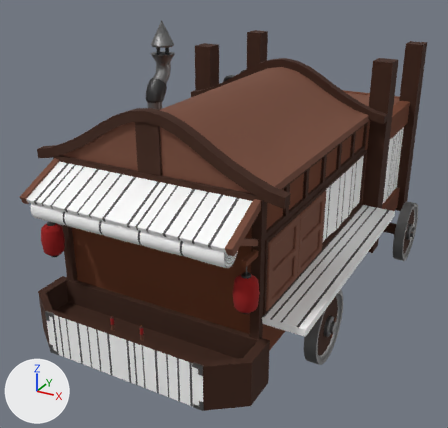
An edit to the glTF model Imports/Cart.glb, drawn before and after from the same camera.
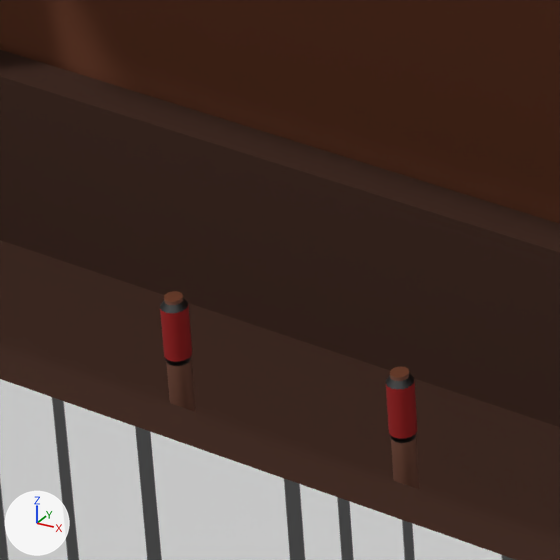
Each version is shown whole from a 50 mm camera at (2.54, -5.51, 2.37) aimed at (-0.16, -0.6, -0.08), then close up on the part from 20% to 36% of the width and 65% to 82% of the height. Arrows for +X, +Y and +Z are at lower left; the lights stay in place. The last two pictures show the newer version. Where no turn or scale is listed for an object, it has been applied to the vertices. Vertices at exactly the same position are counted once.

The first close-up shows 'Cart'.
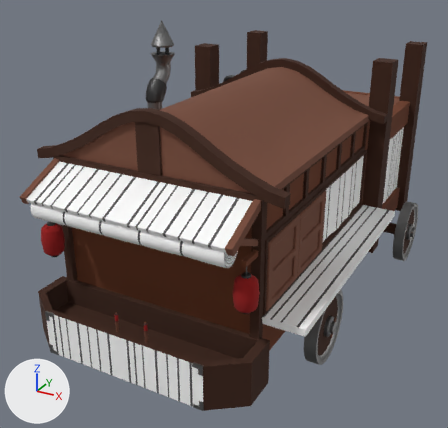
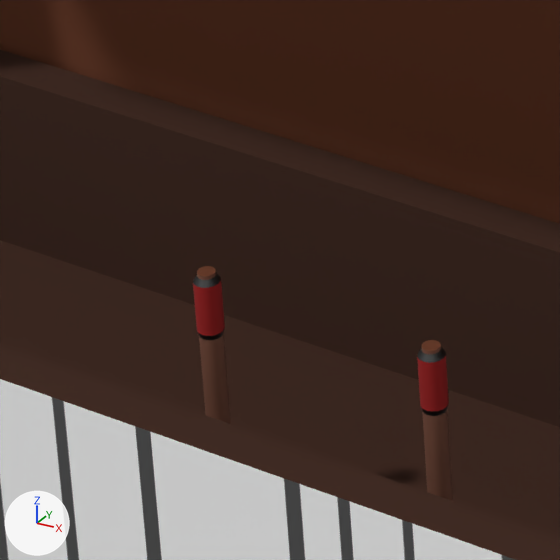
The change, as a list of edits to the scene's bpy script:
```text
Add mat_rear_face:
    mat_rear_face = principled_material('Rear Face')
    mat_rear_face.base_color = (0.0, 0.0, 0.0)  # black #000000
    mat_rear_face.roughness = 1.0
Change me_béziercurve:
    used by ob_cart; location = (0.001, -1.986, 1.246)
    remove me_béziercurve.from_pydata(...)  # 2952 vertices, 5255 faces; spans x -1.16..1.27, y -0.53..3.91, z -2.04..0.5
    add me_béziercurve.from_pydata(...)  # 2744 vertices, 4853 faces; spans x -1.16..1.27, y -1.7..2.74, z -0.19..2.34
    me_béziercurve part 1: the loose piece of 24 vertices spanning x -1.0..1.0, y -0.52..-0.02, z -1.95..-1.56 is moved by (0.0, -1.17, 1.84)
    me_béziercurve part 2: 36 loose pieces with 2235 vertices, spanning x -1.16..1.27, y -0.53..3.91, z -1.95..0.5, are deleted
    other edits to the shape of me_béziercurve do not show in these pictures
    remove me_béziercurve.materials.append(mat_cart_back_face)  # white #e7e7e7
    add me_béziercurve.materials.append(mat_rear_face)  # black #000000
Add me_béziercurve_004:
    me_béziercurve_004.from_pydata(...)  # 112 vertices, 216 faces; spans x -0.018..0.018, y -0.05..0.05, z -0.05..0.328
    # faces by material slot: [56, 64, 64, 32]
    me_béziercurve_004.materials.append(mat_wood_mid)  # brown #6b381d
    me_béziercurve_004.materials.append(mat_wood_light)  # brown #754936
    me_béziercurve_004.materials.append(mat_metal_dark)  # dark grey #474747
    me_béziercurve_004.materials.append(mat_red)  # red #9a1313
Add me_béziercurve_005:
    me_béziercurve_005.from_pydata(...)  # 112 vertices, 216 faces; spans x -0.018..0.018, y -0.05..0.05, z -0.05..0.328
    # faces by material slot: [56, 64, 64, 32]
    me_béziercurve_005.materials.append(mat_wood_mid)  # brown #6b381d
    me_béziercurve_005.materials.append(mat_wood_light)  # brown #754936
    me_béziercurve_005.materials.append(mat_metal_dark)  # dark grey #474747
    me_béziercurve_005.materials.append(mat_red)  # red #9a1313
Change ob_cart:
    ob_cart.location: (0.001, -1.986, 1.246) -> (0.0, -0.814, -0.597)
Add ob_lever_right:
    ob_lever_right = bpy.data.objects.new('Lever Right', me_béziercurve_004)
    ob_lever_right.location = (-0.136, -2.353, -0.565)
Add ob_lever_left:
    ob_lever_left = bpy.data.objects.new('Lever Left', me_béziercurve_005)
    ob_lever_left.parent = ob_cart
    ob_lever_left.location = (0.136, -1.539, 0.0326)
    ob_lever_left.rotation_euler = (3.142, 0.0, 0.0)  # degrees (180, 0, 0)
    ob_lever_left.scale = (-1.0, -1.0, -1.0)
```

Pixel boxes [x1, y1, x2, y2] of what changed, in the close-ups (560 x 560 px; the box of a moved part takes in the faces that stretch with it):
'Cart', reshaped, moved: [0, 0, 560, 560] in both
'Lever Left', added: after [417, 340, 453, 501]
    faces in mat_wood_light (brown #754936): [422, 346, 453, 501]
    faces in mat_red (red #9a1313): [417, 356, 449, 412]
    faces in mat_metal_dark (dark grey #474747): [417, 347, 449, 416]
    faces in mat_wood_mid (brown #6b381d): [421, 340, 441, 351]
'Lever Right', added: after [193, 266, 231, 424]
    faces in mat_wood_light (brown #754936): [197, 271, 231, 424]
    faces in mat_red (red #9a1313): [193, 281, 225, 336]
    faces in mat_metal_dark (dark grey #474747): [193, 273, 224, 340]
    faces in mat_wood_mid (brown #6b381d): [197, 266, 216, 276]
part 1 of me_béziercurve, moved or reshaped: [157, 263, 450, 496] in both
part 2 of me_béziercurve, deleted: before [160, 291, 420, 490]
